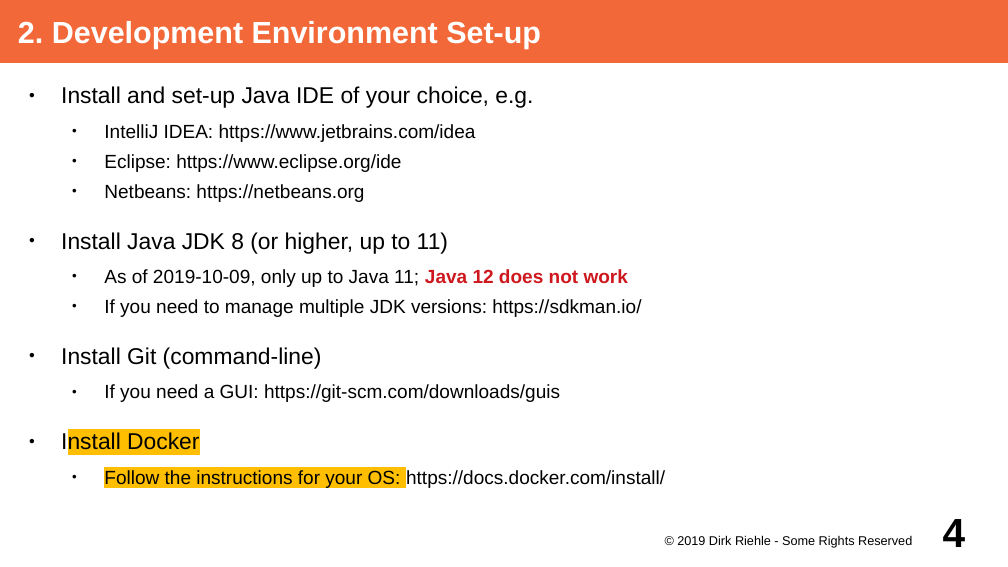
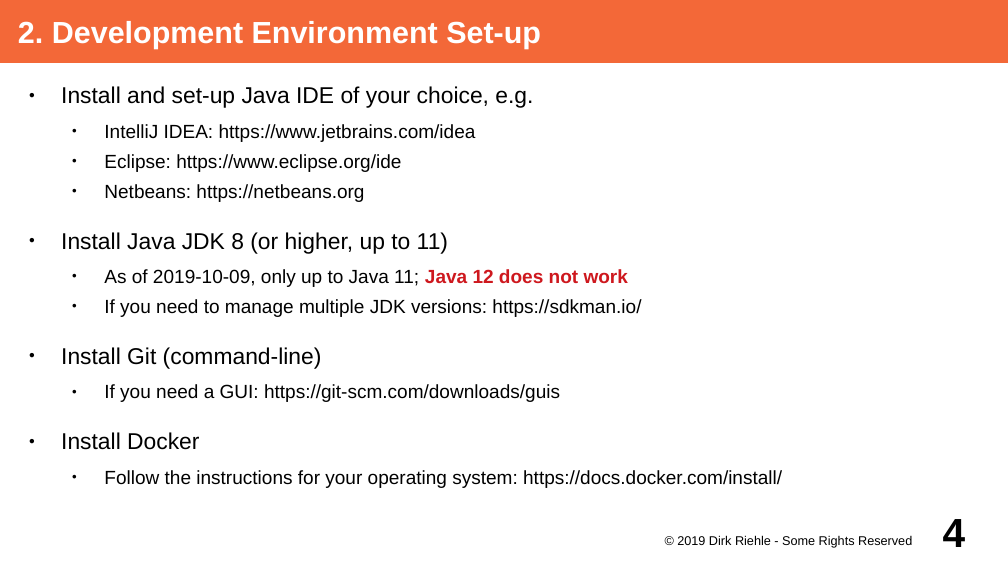
Before and after one commit to dirkriehle/adap-course, a slide deck: slide 4 of Lecture Slides/ADAP A03 - Project Set-up.odp. Drawn at 1008x567 pixels with LibreOffice and Linux fonts; fonts in the diff are those of the drawing. Boxes give left, top, right and bottom in pixels: in the first picture for what was removed or moved away, otherwise in the second. Text is boxed around its words. In the diff, an @@ line names an element or a change of style, - is before the commit and + after.

```diff
--- a/Lecture Slides/ADAP A03 - Project Set-up.odp
+++ b/Lecture Slides/ADAP A03 - Project Set-up.odp
@@ text at bbox=[61, 432, 199, 450]: highlight #FFBF00 to none in "Install Docker" @@
@@ text at bbox=[104, 470, 782, 488]: text changed @@
-  ● Follow the instructions for your OS: https://docs.docker.com/install/
+  ● Follow the instructions for your operating system: https://docs.docker.com/install/
```
Also in this commit, not shown: 1 other file.
